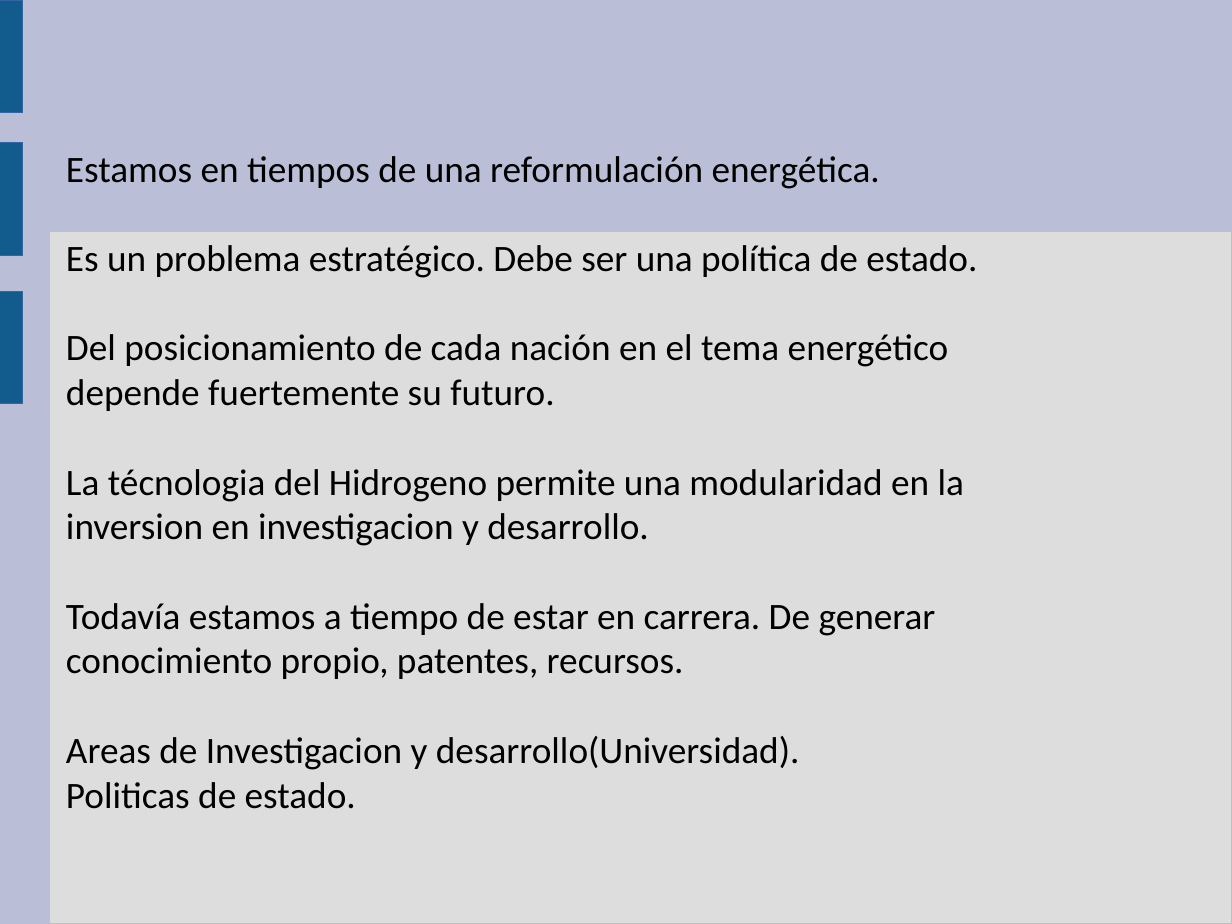
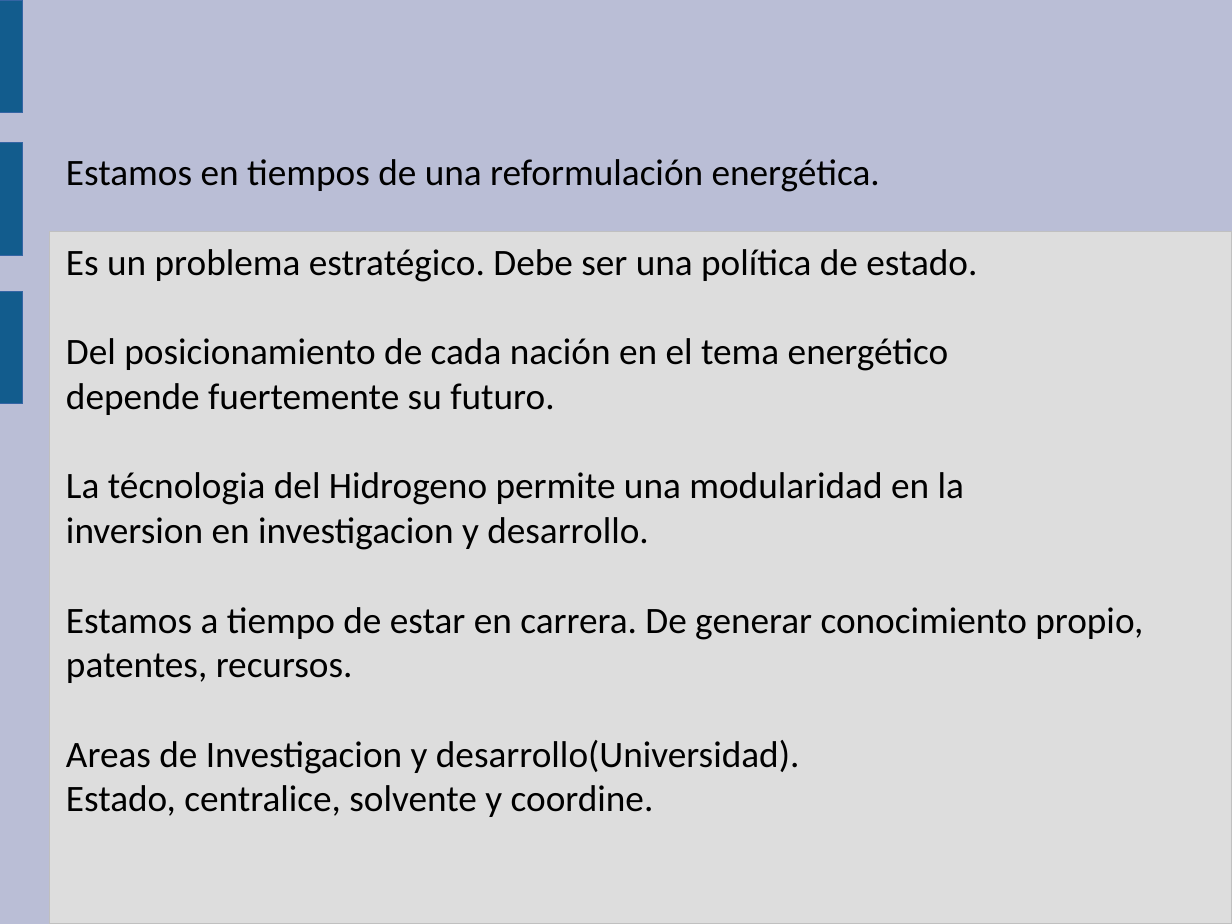
Before and after one commit to guanucoluis/proyecto5r1, a slide deck: slide 19 of Catedras/Tecnologia/MARCO.odp. Drawn at 1232x924 pixels with LibreOffice and Linux fonts; fonts in the diff are those of the drawing. Boxes give left, top, right and bottom in pixels: in the first picture for what was removed or moved away, otherwise in the second. Text is boxed around its words. In the diff, an @@ line names an element or a change of style, - is before the commit and + after.

```diff
--- a/Catedras/Tecnologia/MARCO.odp
+++ b/Catedras/Tecnologia/MARCO.odp
@@ subtitle at (66, 607, 1143, 683): text changed @@
-Todavía estamos a tiempo de estar en carrera. De generar
-conocimiento propio, patentes, recursos.
+Estamos a tiempo de estar en carrera. De generar conocimiento propio, patentes, recursos.
@@ subtitle at (66, 785, 654, 817): text changed @@
-Politicas de estado.
+Estado, centralice, solvente y coordine.
```
Also in this commit, not shown: 6 other slides changed, 2 slides added, 1 slide removed.
